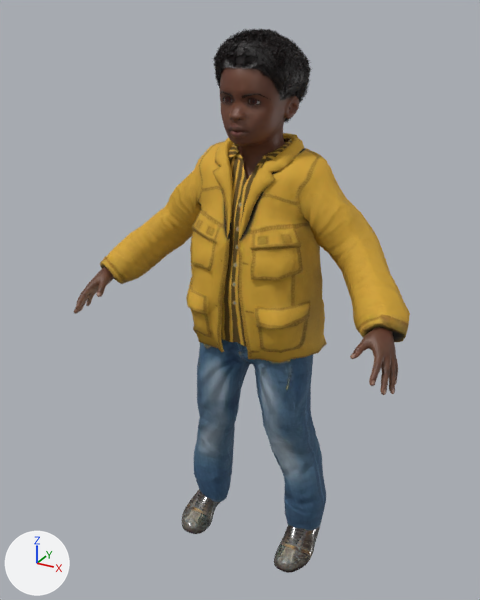
The glTF model models/makehuman/Biped/p02.glb: old version first, new version second.
Both versions are drawn from a 50 mm lens placed at (0.55, -1.093, 1.087), pointed at (-0.023, -0.051, 0.566). Every picture has the same lights, and +X, +Y and +Z are marked at lower left. The first picture is the older version.

Objects in the first picture: 'p02.afro01', 'p02.body', 'p02.male_casualsuit05', 'p02.shoes02' and 2 more.
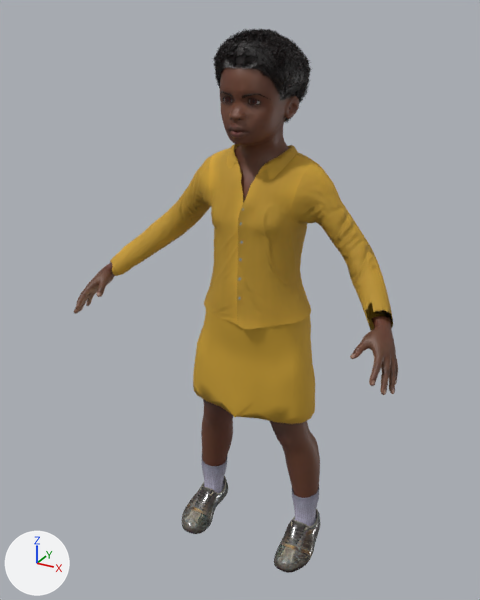
Changed parts and their boxes [x1, y1, x2, y2] in the pictures (480 x 600 px):
'p02.male_casualsuit05', deleted: before [100, 133, 410, 530]
'p02.female_elegantsuit01', added (brown): after [110, 144, 393, 424]

The change, as a list of edits to the scene's bpy script:
```text
Add img_female_elegantsuit01_diffuse_png_p02:
    img_female_elegantsuit01_diffuse_png_p02 = load_image('female_elegantsuit01_diffuse.png-p02', '_unpacked/female_elegantsuit01_diffuse.png-p02', 1024, 1024, 'sRGB')
Add img_female_elegantsuit01_normal:
    img_female_elegantsuit01_normal = load_image('female_elegantsuit01_normal', '_unpacked/female_elegantsuit01_normal', 1024, 1024, 'Non-Color')
Add mat_p02_female_elegantsuit01:
    mat_p02_female_elegantsuit01 = bpy.data.materials.new('p02.female_elegantsuit01')
    # uses the picture img_female_elegantsuit01_diffuse_png_p02
    # uses the picture img_female_elegantsuit01_normal
Add me_female_elegantsuit01:
    me_female_elegantsuit01.from_pydata(...)  # 1270 vertices, 2360 faces; spans x -0.297..0.294, y -0.136..0.076, z 0.341..0.863
    me_female_elegantsuit01.materials.append(mat_p02_female_elegantsuit01)
Remove ob_p02_male_casualsuit05:
    ob_p02_male_casualsuit05 = bpy.data.objects.new('p02.male_casualsuit05', me_male_casualsuit05)
    ob_p02_male_casualsuit05.location = (0.0, 0.0, 0.0)
Add ob_p02_female_elegantsuit01:
    ob_p02_female_elegantsuit01 = bpy.data.objects.new('p02.female_elegantsuit01', me_female_elegantsuit01)
    ob_p02_female_elegantsuit01.location = (0.0, 0.0, 0.0)
```
